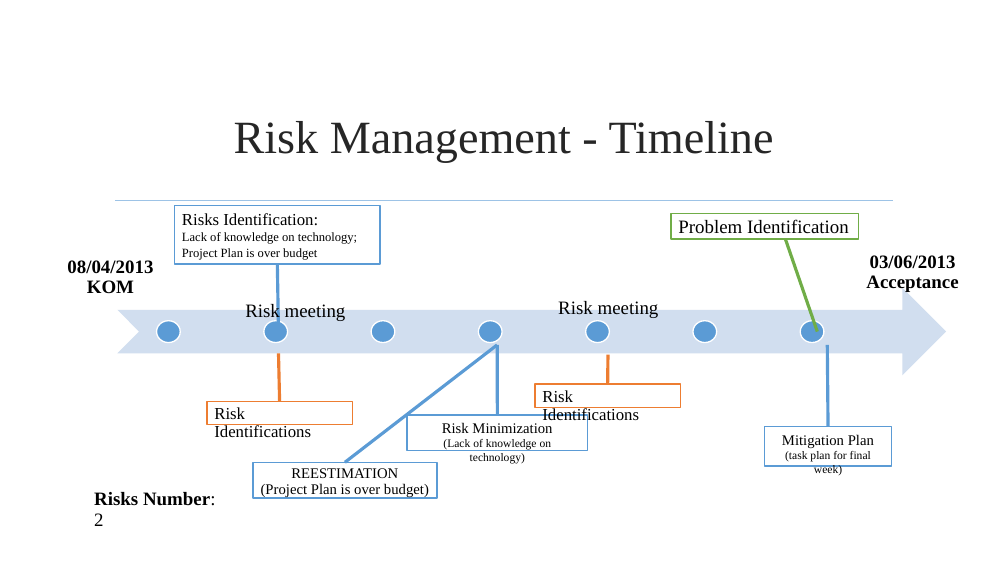
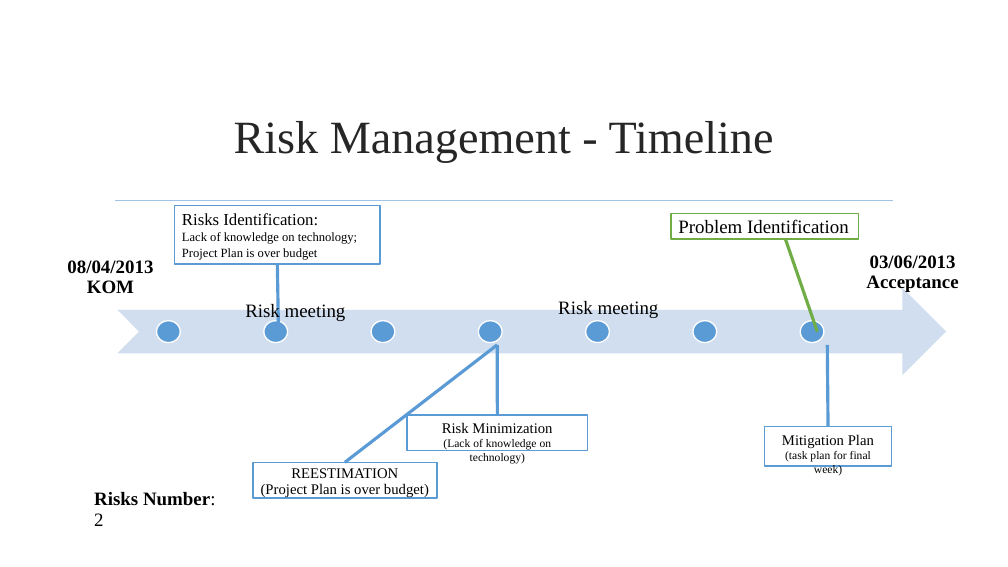
Before and after one commit to jmgirao/projetosoftware1213, a slide deck: slide 48 of Final Presentation/Presentation.pptx. Drawn at 1008x567 pixels with LibreOffice and Linux fonts; fonts in the diff are those of the drawing; background and template pictures are left out. Boxes give left, top, right and bottom in pixels: in the first picture for what was removed or moved away, otherwise in the second. Text is boxed around its words. In the diff, an @@ line names an element or a change of style, - is before the commit and + after.

```diff
--- a/Final Presentation/Presentation.pptx
+++ b/Final Presentation/Presentation.pptx
@@ group removed at <box>207,354,681,425</box>: 2 rectangles, 2 lines @@
-Risk Identifications
-Risk Identifications
```
